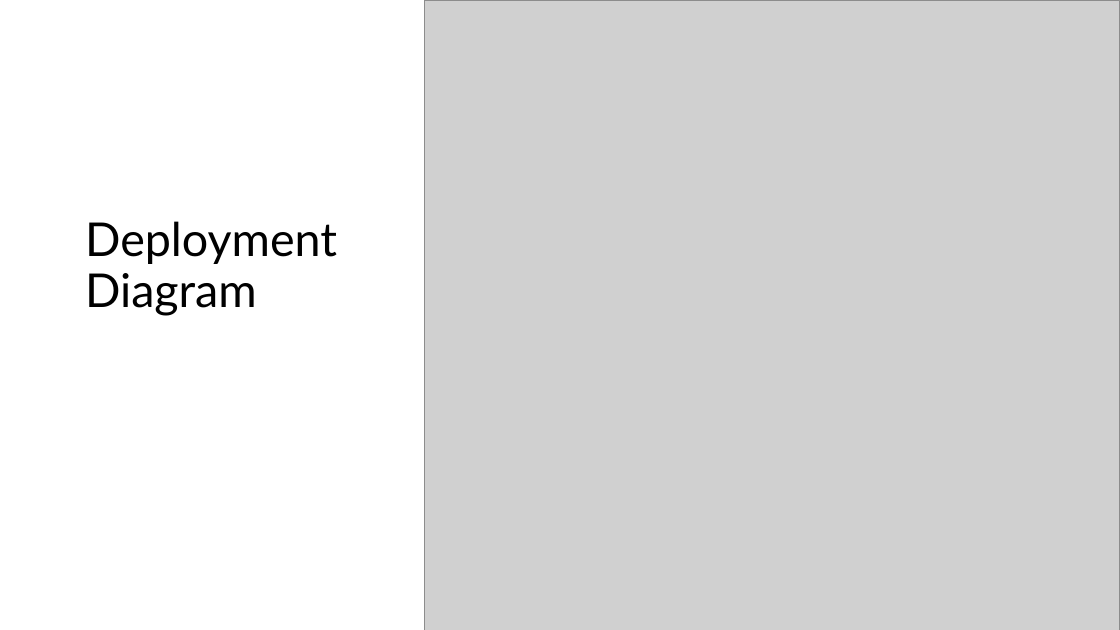
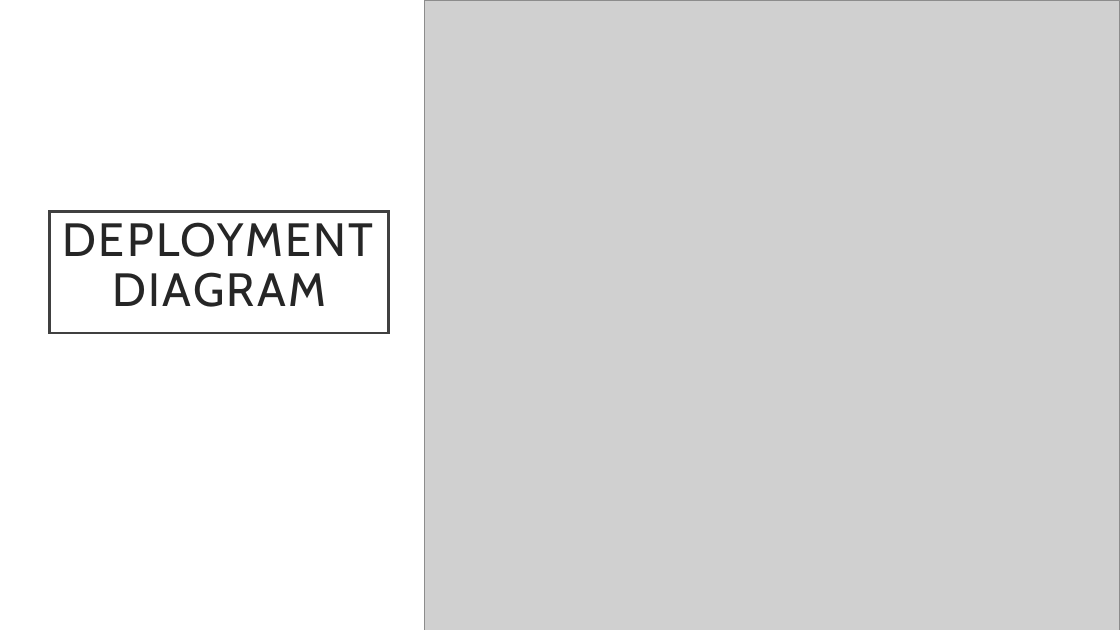
Before and after one commit to demorishi/ecommerce-demo, a slide deck: slide 8 of Documentation/E-Commerce Case Study.pptx (slide 7 before the commit). Drawn at 1120x630 pixels with LibreOffice and Linux fonts; fonts in the diff are those of the drawing; grey boxes stand for pictures. Boxes give left, top, right and bottom in pixels: in the first picture for what was removed or moved away, otherwise in the second. Text is boxed around its words. In the diff, an @@ line names an element or a change of style, - is before the commit and + after.

Commit message:
Deployment Diagram and PPT updated

```diff
--- a/Documentation/E-Commerce Case Study.pptx
+++ b/Documentation/E-Commerce Case Study.pptx
@@ rectangle removed at (0, 0, 424, 504) @@
@@ title "DEPLOYMENT DIAGRAM": place and size @@
-title "DEPLOYMENT DIAGRAM" at (85, 221, 337, 316)
+title "DEPLOYMENT DIAGRAM" at (50, 212, 389, 334)
@@ title "DEPLOYMENT DIAGRAM" at (50, 212, 389, 334): fill none to #FFFFFF; outline none to #404040 2.5 pt @@
@@ title at (63, 222, 373, 307): text changed; font Lato to Cabin; text colour #000000 to #262626 @@
-Deployment Diagram
+DEPLOYMENT DIAGRAM
```
Also in this commit, not shown: 8 other slides changed, 3 slides added, 6 other files.
